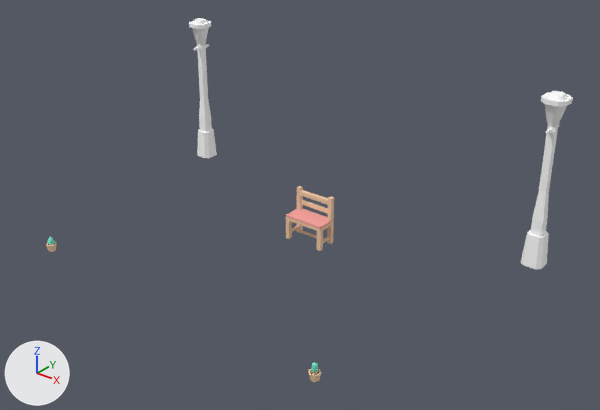
Two versions of the glTF model models/combinations/combo-night-rest.glb, one commit apart.
Before and after are seen from a camera (50 mm lens) standing at (4.38, -5.26, 3.65) and looking at (0.32, -0.19, 0.51). The lights are fixed; the arrows at lower left show +X, +Y and +Z. The first picture is the older version. Where no turn or scale is listed for an object, it has been applied to the vertices.

The first picture shows 'asset-002_0', 'asset-002_1', 'asset-017_2', 'asset-017_3', 'asset-031_4', 'asset-031_5', 'asset-032_6', 'asset-032_7'.
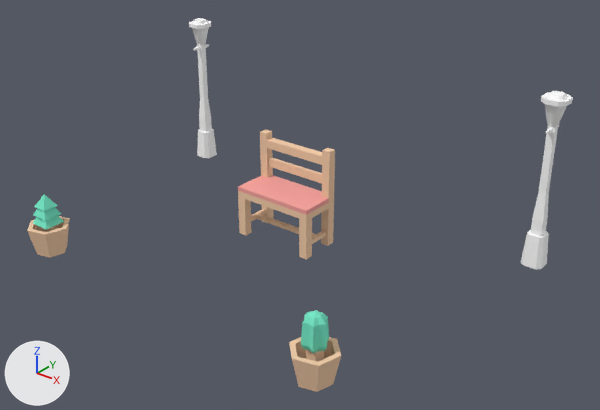
Where the newer file only moved an object's origin or applied its transform, the numbers keep the older frame.

Location of each change, [x1, y1, x2, y2] in pixels of the pictures (600 x 410 px):
'00_asset-002__mesh_00', added (beige): after [238, 129, 335, 259]
'00_asset-002__mesh_01', added (pink): after [238, 175, 329, 215]
'04_asset-032__mesh_00', added (beige): after [289, 337, 341, 392]
'asset-002_0', deleted (beige): before [286, 186, 334, 251]
'03_asset-031__mesh_00', added (beige): after [27, 216, 70, 257]
'04_asset-032__mesh_01', added (green): after [301, 310, 329, 353]
'03_asset-031__mesh_01', added (green): after [33, 194, 64, 229]
'asset-002_1', deleted (pink): before [286, 209, 331, 229]
'asset-032_6', deleted: before [308, 369, 321, 382]
'asset-031_4', deleted: before [46, 242, 57, 252]
'asset-032_7', deleted: before [311, 363, 318, 373]
'asset-031_5', deleted: before [48, 236, 55, 245]

The edits, one by one:
Mesh me_04_asset_032__geom_01 is new.
It has 53 vertices, 100 faces and spans x -0.105..0.105, y -0.091..0.091, z 0.28..0.56.
It uses material mat_plant (green #76eac8).
Mesh me_04_asset_032__geom_00 is new.
It has 32 vertices, 58 faces and spans x -0.189..0.189, y -0.189..0.189, z 0.0..0.28.
It uses material mat_wood (beige #f3cba8).
Mesh me_03_asset_031__geom_01 is new.
It has 25 vertices, 44 faces and spans x -0.098..0.099, y -0.098..0.099, z 0.28..0.56.
It uses material mat_plant (green #76eac8).
Mesh me_03_asset_031__geom_00 is new.
It has 32 vertices, 58 faces and spans x -0.189..0.189, y -0.189..0.189, z 0.0..0.28.
It uses material mat_wood (beige #f3cba8).
Mesh me_00_asset_002__geom_01 is new.
It has 14 vertices, 14 faces and spans x -0.4..0.4, y -0.2..0.2, z 0.44..0.48.
It uses material mat_carpet (pink #f9a49e).
Mesh me_00_asset_002__geom_00 is new.
It has 88 vertices, 182 faces and spans x -0.4..0.4, y -0.2..0.2, z 0.0..0.92.
It uses material mat_wood (beige #f3cba8).
Object 'asset-002_0' (ob_asset_002_0) is deleted.
Object 'asset-002_1' (ob_asset_002_1) is deleted.
Object 'asset-031_4' (ob_asset_031_4) is deleted.
Object 'asset-031_5' (ob_asset_031_5) is deleted.
Object 'asset-032_6' (ob_asset_032_6) is deleted.
Object 'asset-032_7' (ob_asset_032_7) is deleted.
Object '04_asset-032__mesh_01' (ob_04_asset_032__mesh_01) is new; it shows me_04_asset_032__geom_01.
Its location is (1.5, -1.5, 0.0).
Object '04_asset-032__mesh_00' (ob_04_asset_032__mesh_00) is new; it shows me_04_asset_032__geom_00.
Its location is (1.5, -1.5, 0.0).
Object '03_asset-031__mesh_01' (ob_03_asset_031__mesh_01) is new; it shows me_03_asset_031__geom_01.
Its location is (-1.5, -1.5, 0.0).
Object '03_asset-031__mesh_00' (ob_03_asset_031__mesh_00) is new; it shows me_03_asset_031__geom_00.
Its location is (-1.5, -1.5, 0.0).
Object '00_asset-002__mesh_01' (ob_00_asset_002__mesh_01) is new; it shows me_00_asset_002__geom_01.
Its location is (0.0, 0.0, 0.0).
Object '00_asset-002__mesh_00' (ob_00_asset_002__mesh_00) is new; it shows me_00_asset_002__geom_00.
Its location is (0.0, 0.0, 0.0).
